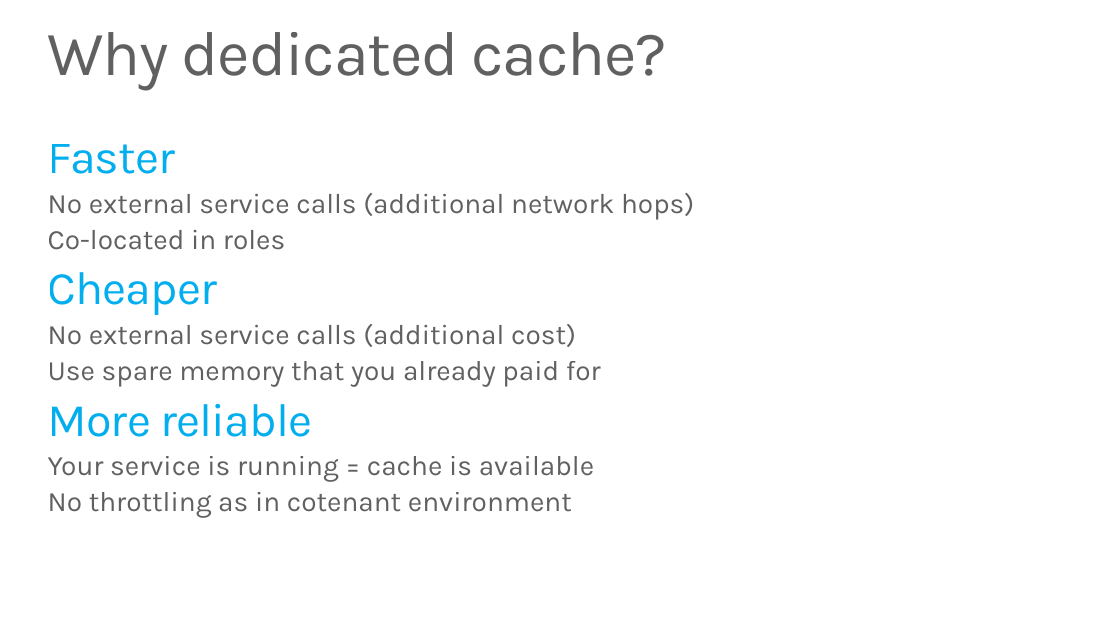
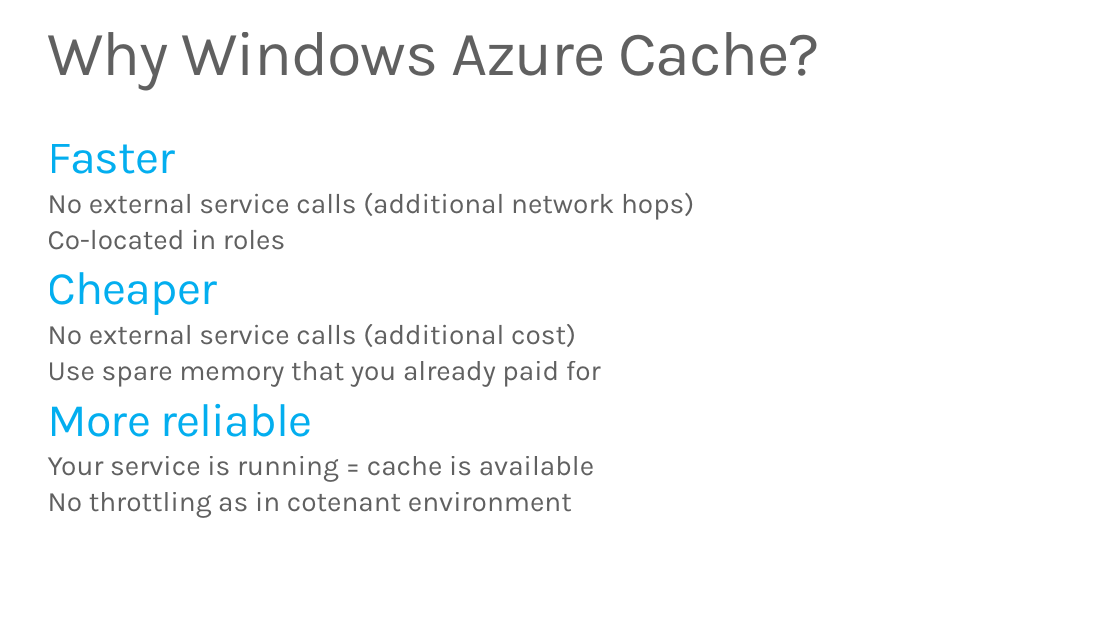
Before and after one commit to WindowsAzure-TrainingKit/PRESENTATION-DevCamps-CloudServices, a slide deck: slide 42 of DevCamps-CloudServices.pptx. Drawn at 1120x630 pixels with LibreOffice and Linux fonts; fonts in the diff are those of the drawing. Boxes give left, top, right and bottom in pixels: in the first picture for what was removed or moved away, otherwise in the second. Text is boxed around its words. In the diff, an @@ line names an element or a change of style, - is before the commit and + after.

```diff
--- a/DevCamps-CloudServices.pptx
+++ b/DevCamps-CloudServices.pptx
@@ title at [48,32,820,90]: text changed @@
-Why dedicated cache?
+Why Windows Azure Cache?
```
Also in this commit, not shown: 2 other slides changed.
